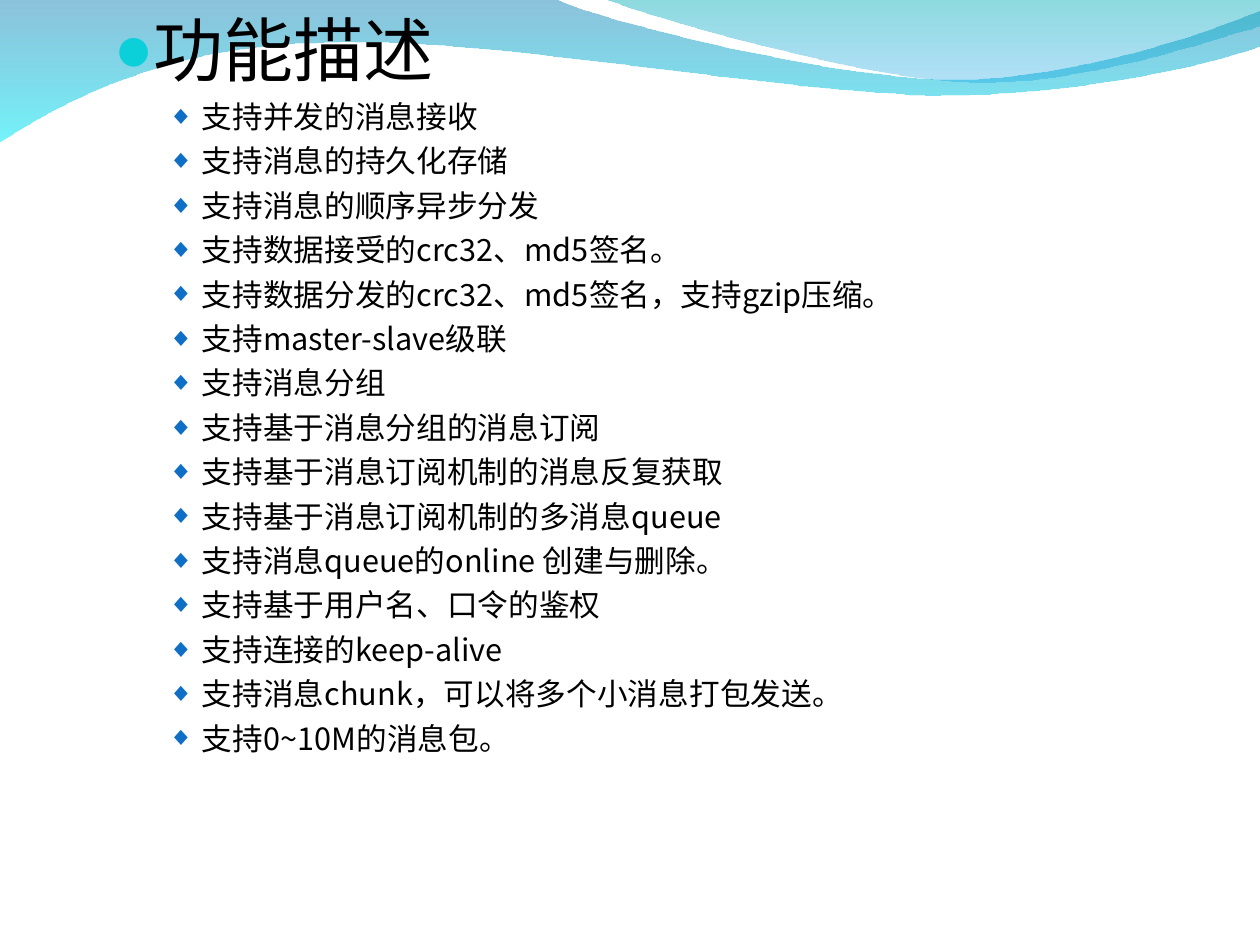
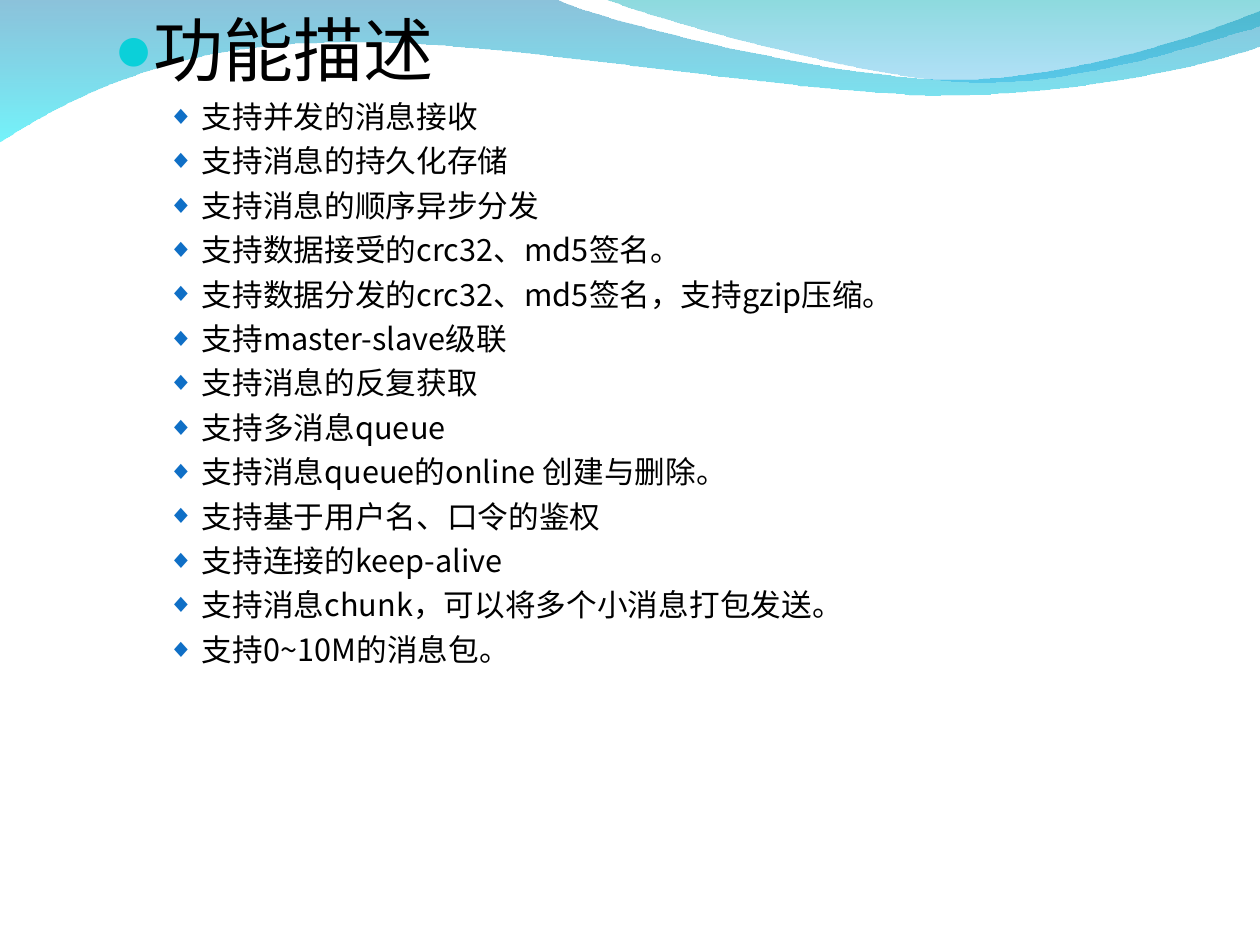
Before and after one commit to zxf1864/cwinux-mq, a slide deck: slide 6 of mq/doc/mq_introduce.ppt (slide 7 before the commit). Drawn at 1260x945 pixels with LibreOffice and Linux fonts; fonts in the diff are those of the drawing; background and template pictures are left out. Boxes give left, top, right and bottom in pixels: in the first picture for what was removed or moved away, otherwise in the second. Text is boxed around its words. In the diff, an @@ line names an element or a change of style, - is before the commit and + after.

```diff
--- a/mq/doc/mq_introduce.ppt
+++ b/mq/doc/mq_introduce.ppt
@@ text at box(202, 368, 478, 446): text changed @@
-  ◆ 支持消息分组
-  ◆ 支持基于消息分组的消息订阅
-  ◆ 支持基于消息订阅机制的消息反复获取
-  ◆ 支持基于消息订阅机制的多消息queue
+  ◆ 支持消息的反复获取
+  ◆ 支持多消息queue
```
Also in this commit, not shown: 14 other slides changed, 1 slide added, 4 slides removed, 8 other files.
